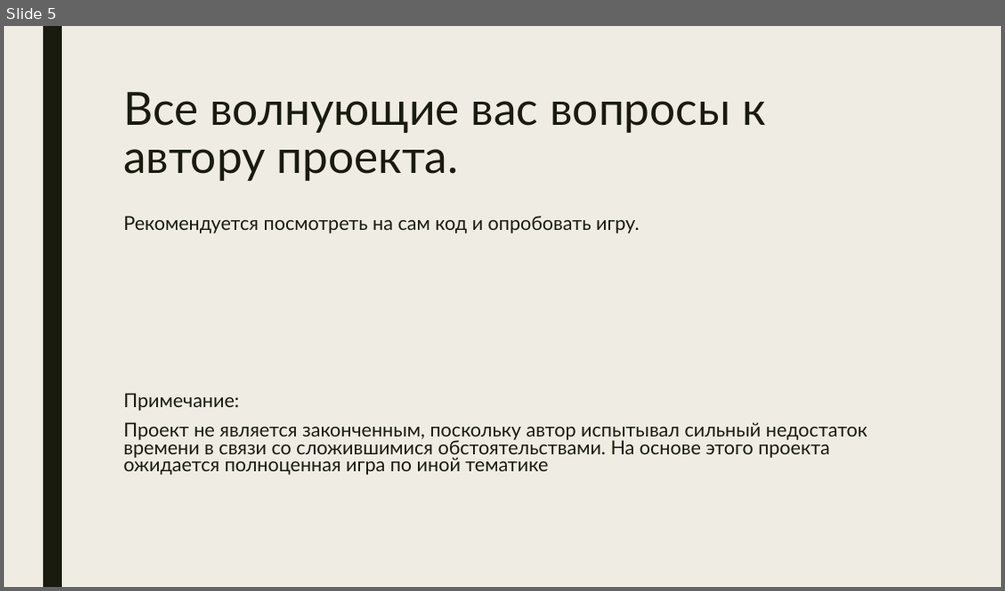
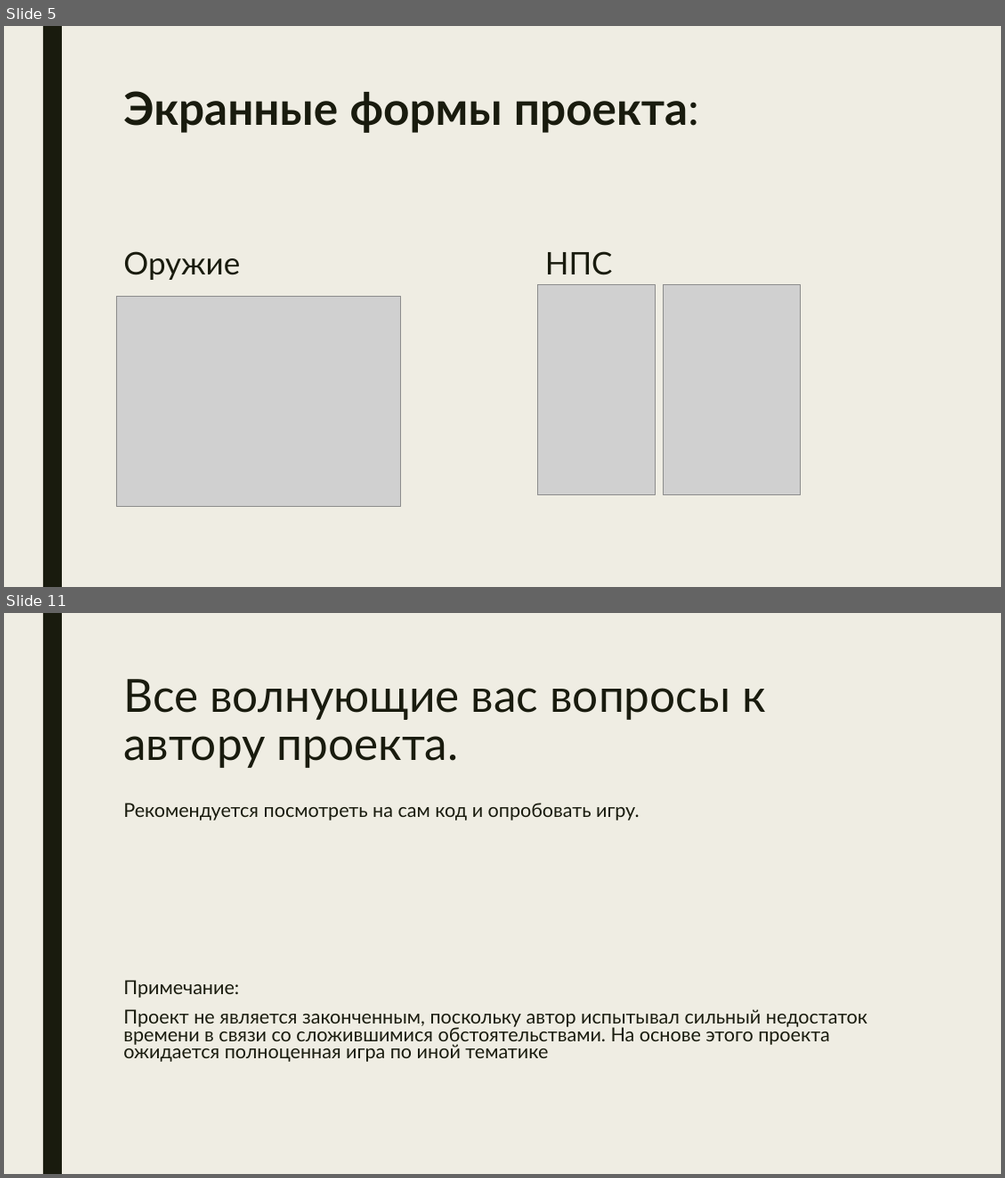
Before and after one commit to What-is-love-bdnhm/game_project, a slide deck: docs/project.pptx. Shown one above the other, each under a label of ours: slide 5 before the commit, slides 5 and 11 after it; the slides between them are not shown. The pictures are 1005x591 and 1005x1178 pixels, drawn with LibreOffice and Linux fonts; fonts in the diff are those of the drawing; grey boxes stand for pictures. Boxes give left, top, right and bottom in pixels: in the first picture for what was removed or moved away, otherwise in the second. Text is boxed around its words. In the diff, an @@ line names an element or a change of style, - is before the commit and + after.

```diff
--- a/docs/project.pptx
+++ b/docs/project.pptx
@@ slide 5 added at box(4, 26, 1001, 587), background #EFEDE3; not listed: 1 template element that a slide beside it also shows @@
@@ title added at box(123, 91, 699, 133), 44 pt, text #191B0E, bold @@
+Экранные формы проекта:
@@ text added at box(123, 251, 240, 280), 30 pt, text #191B0E @@
+Оружие
@@ text added at box(545, 251, 613, 275), 30 pt, text #191B0E @@
+НПС
@@ picture added at box(538, 285, 655, 494) @@
@@ picture added at box(663, 285, 801, 494) @@
@@ picture added at box(116, 296, 401, 506) @@
@@ what was slide 5 is now slide 11 @@
```
Also in this commit, not shown: 4 slides changed, 5 other slides added, 59 other files.
